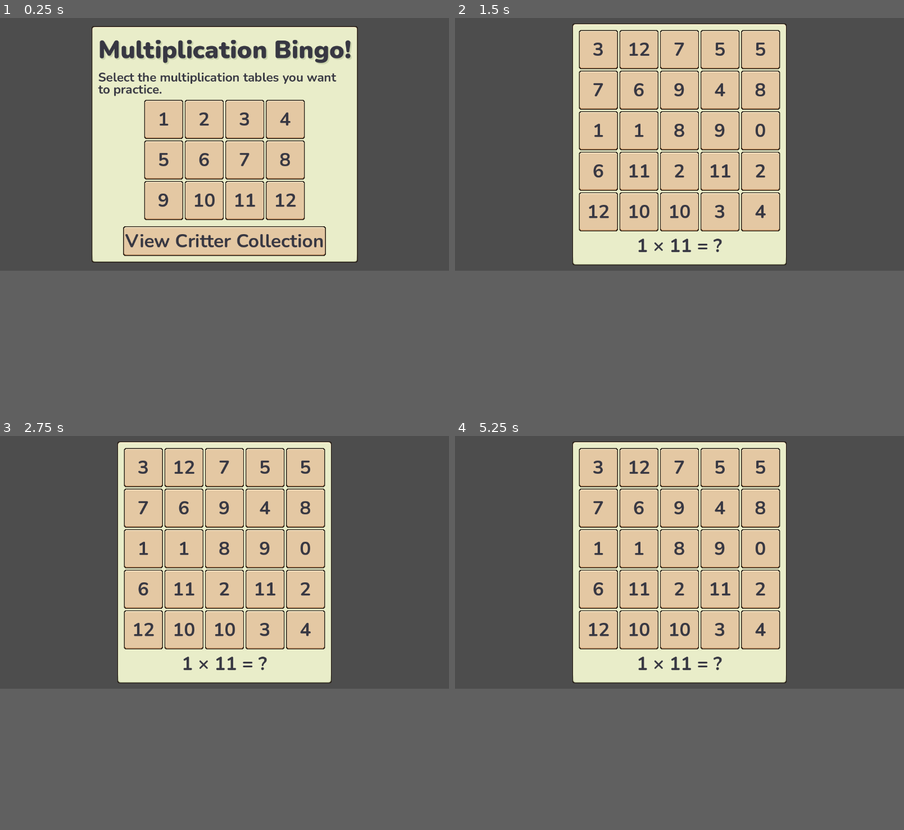
Above: before the commit, frames 1-4 (two rows, left to right).
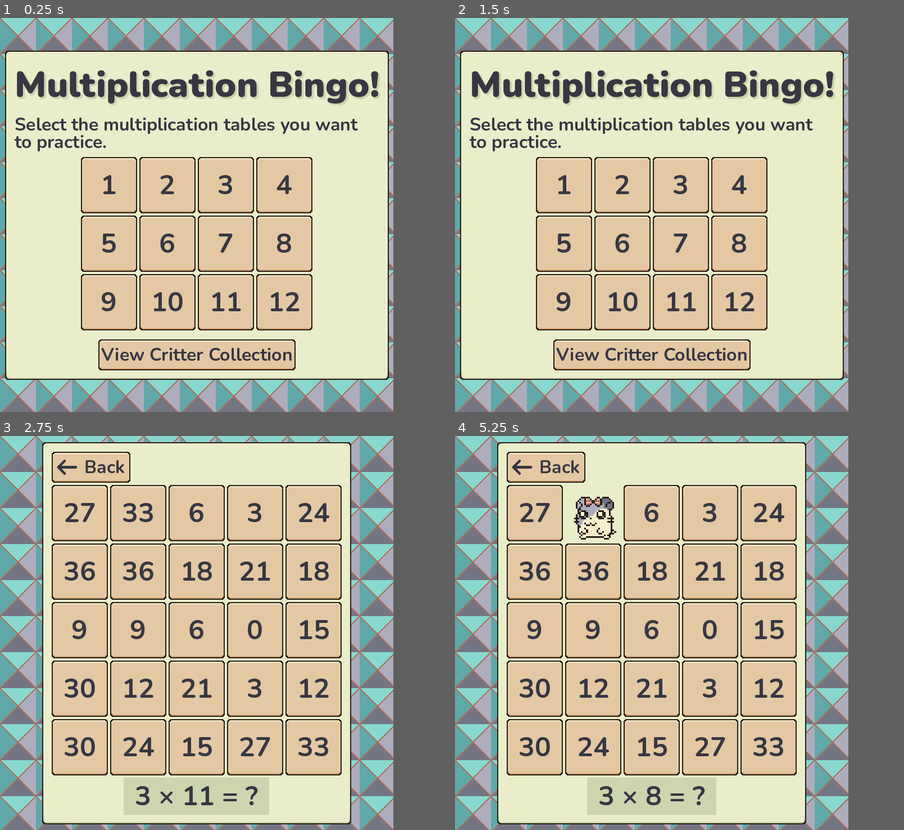
Above: after the commit, the same moments.

Repository: maryilewis/multiplication-bingo
Game: Godot game, scene res://main/main.tscn
The game is run twice, just before and just after one commit, with the same random seed, the same clock (stepped at 60 frames per second) and the same inputs.
Inputs (mouse positions are in pixels of both pictures, inside the frame that each line leads up to):
- Up to frame 1 (0.25 s): no input
- Up to frame 2 (1.5 s): click "1" at 0.5 s; click (558, 37) at 1.25 s, where only the run after the commit has a clickable "Back"
- Up to frame 3 (2.75 s): click "3" at 2 s
- Up to frame 4 (5.25 s): click "12" at 2.75 s; click (544, 487) at 3.5 s, where only the run after the commit has a clickable "27"; click (679, 467) at 4.25 s, where only the run before the commit has a clickable "7"; click (612, 487) at 5 s, where only the run after the commit has a clickable "33"
In our replay, the window is 799x449 before the commit and 700x700 after it. These sizes can differ from the game's own. Grey fills any space a smaller window leaves; there, only what the larger window draws over its background counts as a difference.

The runs differ from the first frame. In frame 1, 59% of the frame differs, in the area x 0-88%, y 0-100%; in frame 2, 66%; in frame 3, 61%; in frame 4, 61%.

Commit message:
aspect ratio and background

Diff:
--- /dev/null
+++ b/aseprite/icons/left-arrow.svg
@@ -0,0 +1 @@
+<svg xmlns="http://www.w3.org/2000/svg" viewBox="0 0 640 640"><!--!Font Awesome Free v7.1.0 by @fontawesome - https://fontawesome.com License - https://fontawesome.com/license/free Copyright 2025 Fonticons, Inc.--><path fill="#373742" stroke="#373742" d="M73.4 297.4C60.9 309.9 60.9 330.2 73.4 342.7L233.4 502.7C245.9 515.2 266.2 515.2 278.7 502.7C291.2 490.2 291.2 469.9 278.7 457.4L173.3 352L544 352C561.7 352 576 337.7 576 320C576 302.3 561.7 288 544 288L173.3 288L278.7 182.6C291.2 170.1 291.2 149.8 278.7 137.3C266.2 124.8 245.9 124.8 233.4 137.3L73.4 297.3z"/></svg>
--- a/main/main.tscn
+++ b/main/main.tscn
@@ -1,8 +1,15 @@
-[gd_scene load_steps=4 format=3 uid="uid://cicsbqh2mmhy1"]
+[gd_scene load_steps=7 format=3 uid="uid://cicsbqh2mmhy1"]
 
 [ext_resource type="Script" uid="uid://bnk4qn1bgsxr" path="res://main/main.gd" id="1_53q0u"]
 [ext_resource type="Theme" uid="uid://b5dsamwf1fv4i" path="res://theme/theme.tres" id="1_pjrb6"]
+[ext_resource type="Texture2D" uid="uid://btvt5r0n2kf5g" path="res://aseprite/background2.png" id="3_c651c"]
 [ext_resource type="Texture2D" uid="uid://b6a84c5bgp0dh" path="res://aseprite/hammies/hammy sprite sheet1.png" id="3_xwkvk"]
+[ext_resource type="Texture2D" uid="uid://bb4tptkwdrjk1" path="res://aseprite/icons/left-arrow.svg" id="5_3wy1v"]
+
+[sub_resource type="StyleBoxFlat" id="StyleBoxFlat_3wy1v"]
+content_margin_left = 20.0
+content_margin_right = 20.0
+bg_color = Color(0.8, 0.835294, 0.682353, 1)
 
 [node name="Main" type="Control"]
 layout_mode = 3
@@ -13,6 +20,16 @@
 grow_vertical = 2
 theme = ExtResource("1_pjrb6")
 script = ExtResource("1_53q0u")
+
+[node name="TextureRect" type="TextureRect" parent="."]
+layout_mode = 1
+anchors_preset = 15
+anchor_right = 1.0
+anchor_bottom = 1.0
+grow_horizontal = 2
+grow_vertical = 2
+texture = ExtResource("3_c651c")
+stretch_mode = 1
 
 [node name="Confetti" type="Node2D" parent="."]
 
@@ -80,6 +97,7 @@
 [node name="CritterButton" type="Button" parent="PanelContainer/MarginContainer/StartMenu/MarginContainer"]
 layout_mode = 2
 size_flags_horizontal = 4
+theme_override_font_sizes/font_size = 32
 text = "View Critter Collection"
 
 [node name="Game" type="VBoxContainer" parent="PanelContainer/MarginContainer"]
@@ -87,6 +105,15 @@
 visible = false
 layout_mode = 2
 
+[node name="Button" type="Button" parent="PanelContainer/MarginContainer/Game"]
+custom_minimum_size = Vector2(140, 0)
+layout_mode = 2
+size_flags_horizontal = 0
+theme_override_font_sizes/font_size = 32
+text = "Back"
+icon = ExtResource("5_3wy1v")
+expand_icon = true
+
 [node name="BingoGrid" type="GridContainer" parent="PanelContainer/MarginContainer/Game"]
 unique_name_in_owner = true
 layout_mode = 2
@@ -95,7 +122,13 @@
 [node name="TextureRect" type="TextureRect" parent="PanelContainer/MarginContainer/Game/BingoGrid"]
 layout_mode = 2
 
-[node name="Question" type="Label" parent="PanelContainer/MarginContainer/Game"]
+[node name="PanelContainer" type="PanelContainer" parent="PanelContainer/MarginContainer/Game"]
+layout_mode = 2
+size_flags_horizontal = 4
+size_flags_vertical = 4
+theme_override_styles/panel = SubResource("StyleBoxFlat_3wy1v")
+
+[node name="Question" type="Label" parent="PanelContainer/MarginContainer/Game/PanelContainer"]
 unique_name_in_owner = true
 layout_mode = 2
 horizontal_alignment = 1
@@ -175,5 +208,6 @@
 text = "Play again"
 
 [connection signal="pressed" from="PanelContainer/MarginContainer/StartMenu/MarginContainer/CritterButton" to="." method="show_critters"]
+[connection signal="pressed" from="PanelContainer/MarginContainer/Game/Button" to="." method="reset"]
 [connection signal="pressed" from="PanelContainer/MarginContainer/CritterCollection/BackButton" to="." method="reset"]
 [connection signal="pressed" from="WinPanel/MarginContainer/VBoxContainer/Play Again" to="." method="reset"]
--- a/project.godot
+++ b/project.godot
@@ -15,6 +15,14 @@
 config/features=PackedStringArray("4.4", "GL Compatibility")
 config/icon="res://icon.svg"
 
+[display]
+
+window/size/viewport_width=700
+window/size/viewport_height=700
+window/stretch/mode="canvas_items"
+window/stretch/aspect="expand"
+window/handheld/orientation=6
+
 [gui]
 
 theme/custom_font="uid://du0sa3j6my55s"
Binary file added: aseprite/background.aseprite
Binary file added: aseprite/background.png
Not shown, added: aseprite/background.png.import
Binary file added: aseprite/background2.aseprite
Binary file added: aseprite/background2.png
Not shown, added: aseprite/background2.png.import
Not shown, added: aseprite/icons/left-arrow.svg.import
